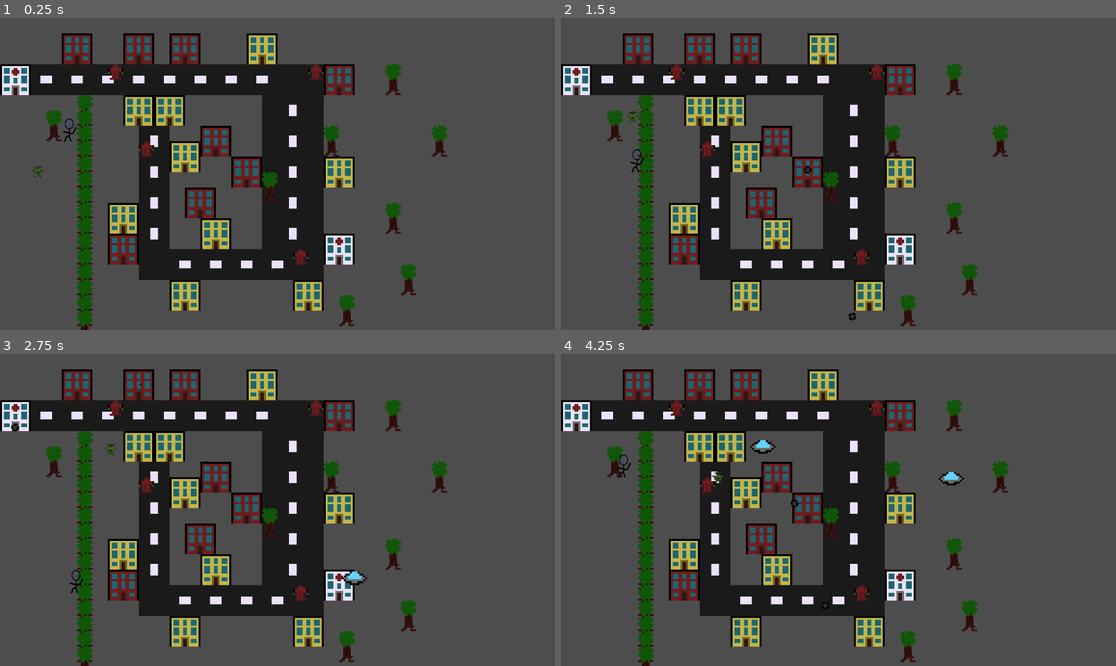
Above: before the commit, frames 1-4 (two rows, left to right).
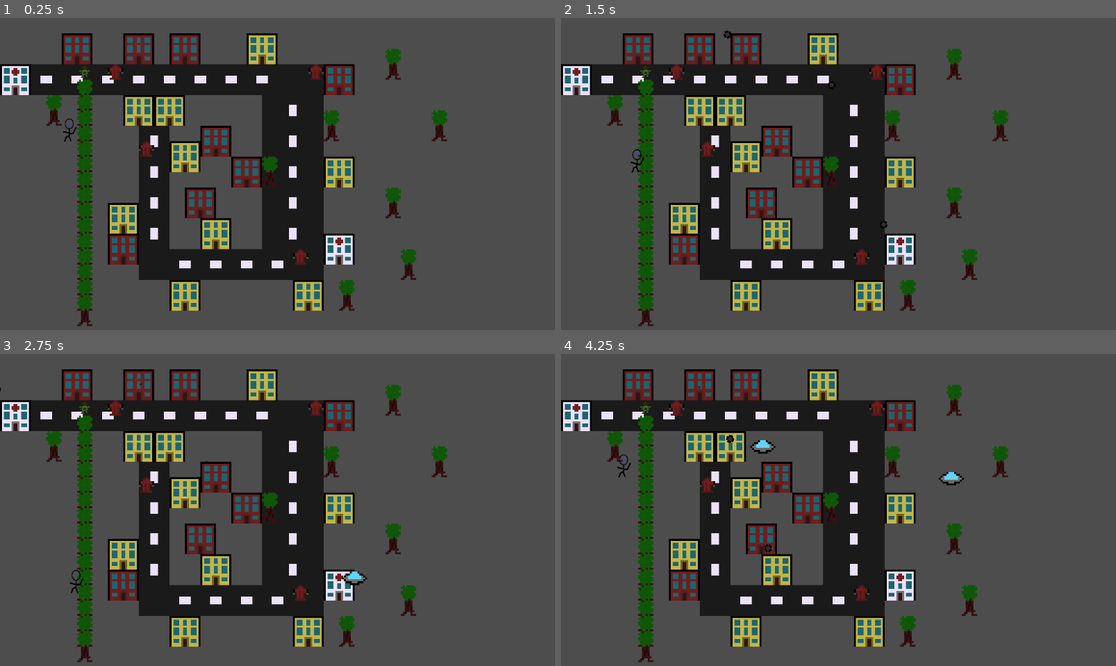
Above: after the commit, the same moments.

Repository: Lila-Kuhlt/Close-Encounters-of-the-Jeff-Kind
Game: Godot game, scene res://scenes/World.tscn
Same seed, same stepped clock (60 frames per second), same inputs: the game is played once before the commit and once after it.
Inputs:
- Up to frame 1 (0.25 s): no input
- Up to frame 2 (1.5 s): tap Enter at 0.5 s; hold D (right) 0.53-1.28 s; hold S (down) from 1.28 s (still down)
- Up to frame 3 (2.75 s): release S (down) at 2.03 s; hold D (right) from 2.03 s (still down)
- Up to frame 4 (4.25 s): release D (right) at 2.78 s; hold W (up) 2.78-3.53 s; hold A (left) from 3.53 s (still down)

The runs differ from the first frame. In frame 1, 2.8% of the frame differs, in the area x 5-81%, y 9-100%; in frame 2, 2.9%, in the area x 8-81%, y 4-100%; in frame 3, 2.8%; in frame 4, 2.9%.

Commit message:
Do path finding for the fat alien

Diff:
--- a/godot/scenes/World.gd
+++ b/godot/scenes/World.gd
@@ -12,7 +12,27 @@
 
 var package_spawn_areas: Array[Vector2] = []
 var package_destination_areas: Array[Node2D] = []
+var walkable_street_tiles: Array[Vector2i] = []
 var _astar = AStarGrid2D.new()
+
+func populate_walkable_street_tiles():
+	var gtm: TileMap = $GroundTileMap
+	var otm: TileMap = $ObjectTileMap
+	var grect := gtm.get_used_rect()
+	var orect := otm.get_used_rect()
+	var eend := Vector2i(max(grect.end.x, orect.end.x), max(grect.end.y, orect.end.y))
+	_astar.size = eend
+	_astar.cell_size = gtm.tile_set.tile_size
+	_astar.offset = _astar.cell_size * 0.5
+	_astar.diagonal_mode = AStarGrid2D.DIAGONAL_MODE_ONLY_IF_NO_OBSTACLES
+	_astar.update()
+	for dy in range(0, eend.y):
+		for dx in range(0, eend.x):
+			var xy := Vector2i(dx, dy)
+			var b := gtm.get_cell_source_id(0, xy) >= 0 and otm.get_cell_source_id(0, xy) < 0
+			if b:
+				walkable_street_tiles.append(xy)
+			_astar.set_point_solid(xy, not b)
 
 class TileLocation:
 	var source_id: int
@@ -30,23 +50,11 @@
 		dest.position = pos
 		package_destination_areas.append(dest)
 	start_package_spawn_timer()
-	_init_astar()
+	populate_walkable_street_tiles()
+	# _init_astar()
 	var alien = FatAlien.instantiate()
-	alien.position = _astar.get_point_position(Vector2i(2, 10))
+	alien.position = _astar.get_point_position(Vector2i(5, 3))
 	add_child(alien)
-
-
-func _init_astar():
-	var tm: TileMap = $ObjectTileMap
-	_astar.size = tm.get_used_rect().end
-	_astar.cell_size = tm.tile_set.tile_size
-	_astar.update()
-	for cell in tm.get_used_cells(0):
-		print("cell: ", cell)
-		_astar.set_point_solid(cell, true)
-
-func vector_to_grid(v: Vector2):
-	return (v/_astar.cell_size).floor()
 
 func get_areas(layer_name: String) -> Array[TileLocation]:
 	var ts: TileSet = $ObjectTileMap.tile_set
--- a/godot/scenes/World.tscn
+++ b/godot/scenes/World.tscn
@@ -65,10 +65,10 @@
 0:0/0/physics_layer_0/polygon_0/points = PackedVector2Array(-4, 0, -4, -2, -3, -2, -1, -4, 1, -4, 3, -2, 4, -2, 4, 0, 2, 0, 2, 3, 3, 3, 3, 4, -3, 4, -3, 3, -2, 3, -2, 0)
 1:0/size_in_atlas = Vector2i(1, 2)
 1:0/0 = 0
-1:0/0/texture_origin = Vector2i(0, -4)
+1:0/0/texture_origin = Vector2i(0, 4)
 1:0/0/physics_layer_0/linear_velocity = Vector2(0, 0)
 1:0/0/physics_layer_0/angular_velocity = 0.0
-1:0/0/physics_layer_0/polygon_0/points = PackedVector2Array(-2, 10.5, 2, 10.5, 2, 7, -2, 7)
+1:0/0/physics_layer_0/polygon_0/points = PackedVector2Array(-2, 2.5, 2, 2.5, 2, -2, -2, -2)
 
 [sub_resource type="TileSetAtlasSource" id="TileSetAtlasSource_kkigg"]
 resource_name = "Buildings"
--- a/godot/scenes/aliens/Alien.tscn
+++ b/godot/scenes/aliens/Alien.tscn
@@ -7,6 +7,7 @@
 height = 6.0
 
 [node name="Alien" type="CharacterBody2D"]
+texture_filter = 1
 collision_layer = 2
 collision_mask = 6
 
--- a/godot/scenes/aliens/FatAlien.gd
+++ b/godot/scenes/aliens/FatAlien.gd
@@ -1,22 +1,25 @@
 extends CharacterBody2D
 
 @export var MOVEMENT_SPEED = 15
+@export var MIN_MOVEMENT_RADIUS := 3
+@export var MAX_MOVEMENT_RADIUS := 8
+@export var WALK_CHANCE := 0.2
 const Bullet = preload("res://scenes/bullets/Point.Bullet.tscn")
 var x := 0.0
 
 @onready var _astar: AStarGrid2D = get_parent()._astar
-@onready var target_path = _astar.get_point_path(get_parent().vector_to_grid(position), Vector2i(28, 18))
-
+@onready var _walkables: Array[Vector2i] = get_parent().walkable_street_tiles
+@onready var target_path: PackedVector2Array = PackedVector2Array([])
 
 func _physics_process(_delta):
-	if target_path.size() > 1:
-		var direction = target_path[1] - position
-		velocity = ((direction) / _astar.cell_size).ceil() * MOVEMENT_SPEED
-		print("direction: ", direction)
-		print("target: ", target_path)
-		move_and_slide()
-		if (direction.abs() <= Vector2(1, 1)):
-			target_path = target_path.slice(1)
+	if target_path.size() < 1:
+		return
+	var old_dist := target_path[0] - position
+	velocity = old_dist.normalized() * MOVEMENT_SPEED
+	move_and_slide()
+	var distlen := (target_path[0] - position).length()
+	if distlen < 0.01 or distlen >= old_dist.length():
+		target_path = target_path.slice(1)
 
 func _on_timer_timeout():
 	var bullet = Bullet.instantiate()
@@ -24,5 +27,12 @@
 	bullet.rotate(atan2(bullet.direction.y, bullet.direction.x) - PI/2)
 	bullet.position = position
 	x += 0.5
-	print("FatAlien.get_parent(): ", get_parent())
 	get_parent().add_child(bullet)
+
+func _on_walk_timer_timeout() -> void:
+	if randf_range(0, 1) > WALK_CHANCE:
+		return
+	var tile_id := _walkables[randi_range(0, len(_walkables) - 1)]
+	var src: Vector2i = (position / _astar.cell_size).floor()
+	var dst: Vector2i = tile_id
+	target_path = _astar.get_point_path(src, dst)
--- a/godot/scenes/aliens/FatAlien.tscn
+++ b/godot/scenes/aliens/FatAlien.tscn
@@ -15,4 +15,9 @@
 [node name="Timer" parent="." index="2"]
 wait_time = 0.25
 
+[node name="WalkTimer" type="Timer" parent="." index="3"]
+wait_time = 1.5
+autostart = true
+
 [connection signal="timeout" from="Timer" to="." method="_on_timer_timeout"]
+[connection signal="timeout" from="WalkTimer" to="." method="_on_walk_timer_timeout"]
